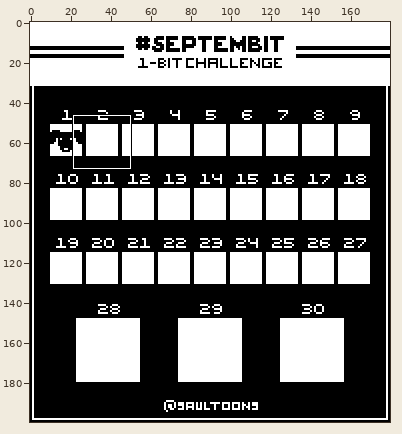
Pixel-art file, stored at Aseprite_Files/2020_Septembit_Submission.aseprite. The picture above shows the old version from afar; the outline marks the close-up.
Close-up. Old version:
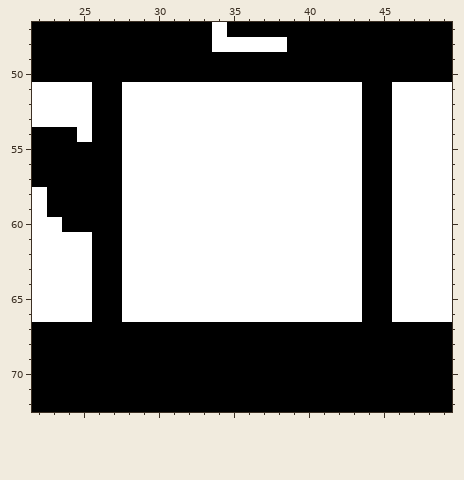
180x200 pixels, 1 frame. Shown: x 22..49, y 47..72.
The same view after the edit:
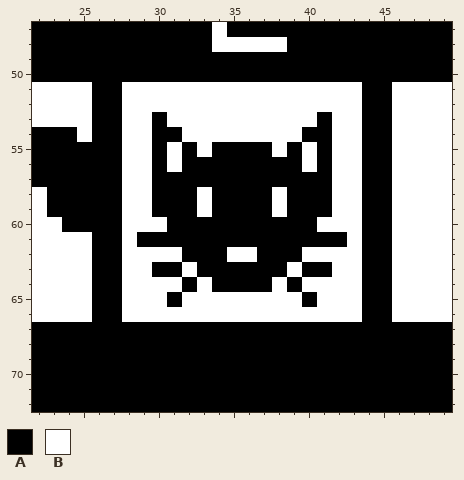
Palette (. is transparent): A #000000  B #ffffff
The exact change:
layer "Day 2 | Cat" added
--- layer "Day 2 | Cat"
@@ x 27..44 @@
 52 ABBBBBBBBBBBBBBBBA
-53 ABBBBBBBBBBBBBBBBA
-54 ABBBBBBBBBBBBBBBBA
-55 ABBBBBBBBBBBBBBBBA
-56 ABBBBBBBBBBBBBBBBA
-57 ABBBBBBBBBBBBBBBBA
-58 ABBBBBBBBBBBBBBBBA
-59 ABBBBBBBBBBBBBBBBA
-60 ABBBBBBBBBBBBBBBBA
-61 ABBBBBBBBBBBBBBBBA
-62 ABBBBBBBBBBBBBBBBA
-63 ABBBBBBBBBBBBBBBBA
-64 ABBBBBBBBBBBBBBBBA
-65 ABBBBBBBBBBBBBBBBA
+53 ABBABBBBBBBBBBABBA
+54 ABBAABBBBBBBBAABBA
+55 ABBABABAAAABABABBA
+56 ABBABAAAAAAAABABBA
+57 ABBAAAAAAAAAAAABBA
+58 ABBAAABAAAABAAABBA
+59 ABBAAABAAAABAAABBA
+60 ABBBAAAAAAAAAABBBA
+61 ABAAAAAAAAAAAAAABA
+62 ABBBBAAABBAAABBBBA
+63 ABBAABAAAAAABAABBA
+64 ABBBBABAAAABABBBBA
+65 ABBBABBBBBBBBABBBA
 66 ABBBBBBBBBBBBBBBBA
